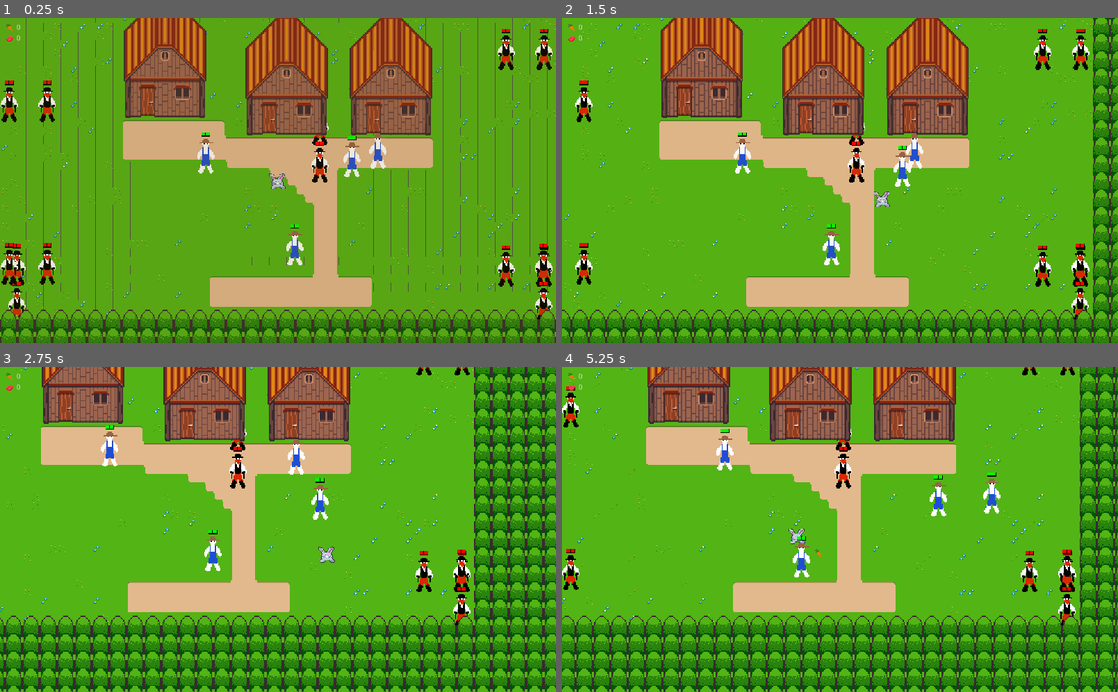
Above: before the commit, frames 1-4 (two rows, left to right).
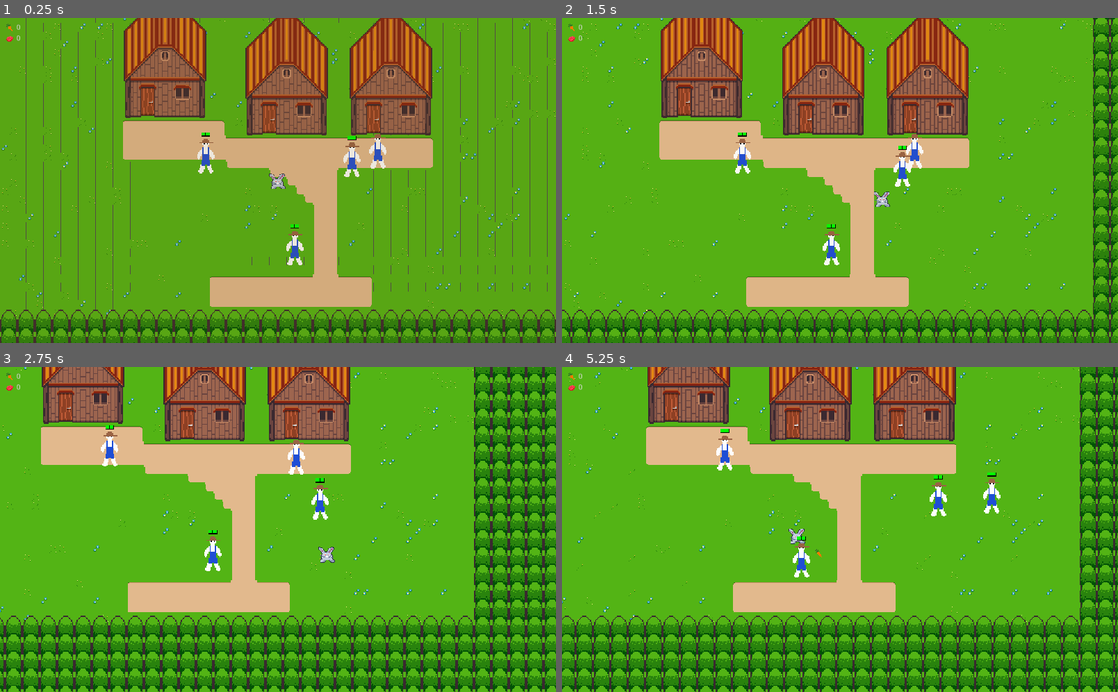
Above: after the commit, the same moments.

Repository: axerosh/rabbit-rampage
Game: Godot game, scene res://level2.tscn
The game is run twice, just before and just after one commit, with the same random seed, the same clock (stepped at 60 frames per second) and the same inputs.
Inputs:
- Up to frame 1 (0.25 s): no input
- Up to frame 2 (1.5 s): tap Enter at 0.5 s; hold D (move_right) 0.53-1.28 s; tap Space (attack) at 0.6, 1.35 s; hold S (move_down) from 1.28 s (still down)
- Up to frame 3 (2.75 s): release S (move_down) at 2.03 s; hold D (move_right) from 2.03 s (still down); tap Space (attack) at 2.1 s
- Up to frame 4 (5.25 s): release D (move_right) at 2.78 s; hold W (move_up) 2.78-3.53 s; tap Space (attack) every 0.75 s from 2.85 to 5.1 s; hold A (move_left) 3.53-5.03 s; hold S (move_down) from 5.03 s (still down)

The runs differ from the first frame. In frame 1, 2.4% of the frame differs, in the area x 0-100%, y 3-93%; in frame 2, 1.7%; in frame 3, 1.0%; in frame 4, 1.4%.

Commit message:
Fix level2 bandit spawn zones

Diff:
--- a/humans/spawn_manager.gd
+++ b/humans/spawn_manager.gd
@@ -17,7 +17,7 @@
 	init_zones()
 	var _result = DayNightManager.connect("day_night_changed", self, "on_DayNightManager_day_night_changed")
 
-	test_spawn_all_corners()
+	#test_spawn_all_corners()
 
 func init_zones() -> void:
 	spawn_zones.clear()
--- a/level2.tscn
+++ b/level2.tscn
@@ -386,29 +386,20 @@
 script = ExtResource( 6 )
 scene_to_spawn = ExtResource( 5 )
 
-[node name="BanditSpawnZone" type="Node2D" parent="BanditManager"]
-position = Vector2( 274, 276 )
-script = ExtResource( 1 )
-width = 630.0
-height = 70.0
-
-[node name="BanditSpawnZone2" type="Node2D" parent="BanditManager"]
-position = Vector2( 967, 303 )
-script = ExtResource( 1 )
-width = 70.0
-height = 400.0
-
-[node name="BanditSpawnZone3" type="Node2D" parent="BanditManager"]
-position = Vector2( 516, 535 )
-script = ExtResource( 1 )
-width = 970.0
-height = 70.0
-
-[node name="BanditSpawnZone4" type="Node2D" parent="BanditManager"]
-position = Vector2( 52, 349 )
-script = ExtResource( 1 )
-width = 70.0
-height = 300.0
+[node name="SpawnZone2" type="Node2D" parent="BanditManager"]
+position = Vector2( 582, 521 )
+script = ExtResource( 1 )
+height = 70.0
+
+[node name="SpawnZone3" type="Node2D" parent="BanditManager"]
+position = Vector2( 908, 110 )
+script = ExtResource( 1 )
+height = 70.0
+
+[node name="SpawnZone4" type="Node2D" parent="BanditManager"]
+position = Vector2( 110, 122 )
+script = ExtResource( 1 )
+height = 70.0
 
 [node name="AudioStreamPlayer" type="AudioStreamPlayer" parent="."]
 stream = ExtResource( 11 )
